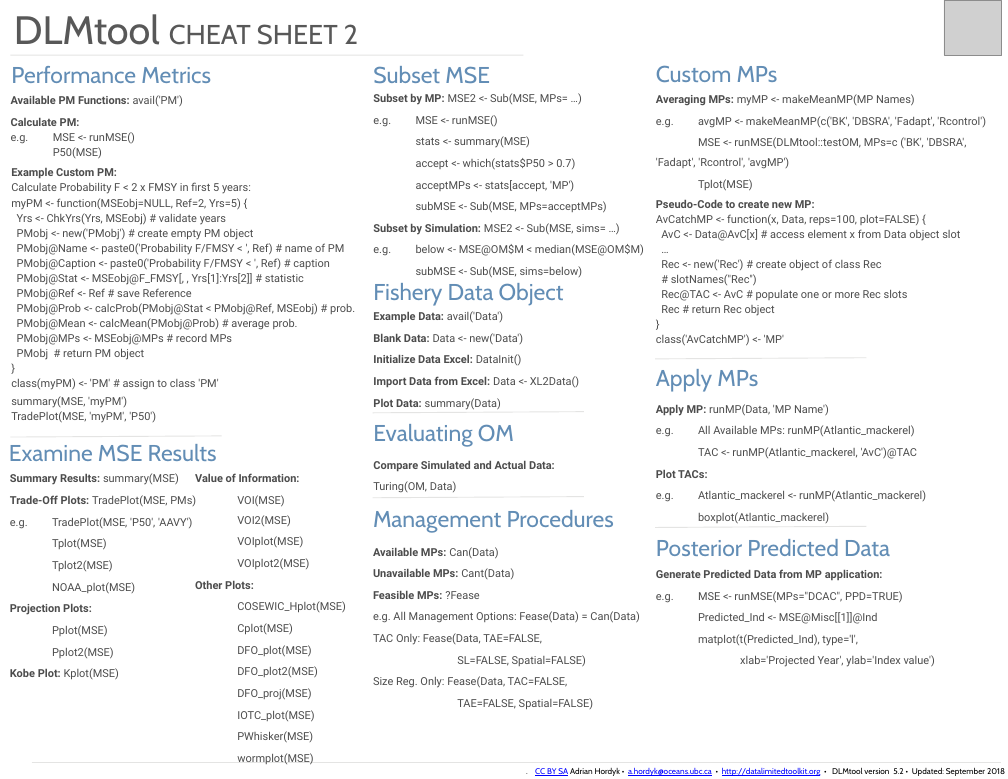
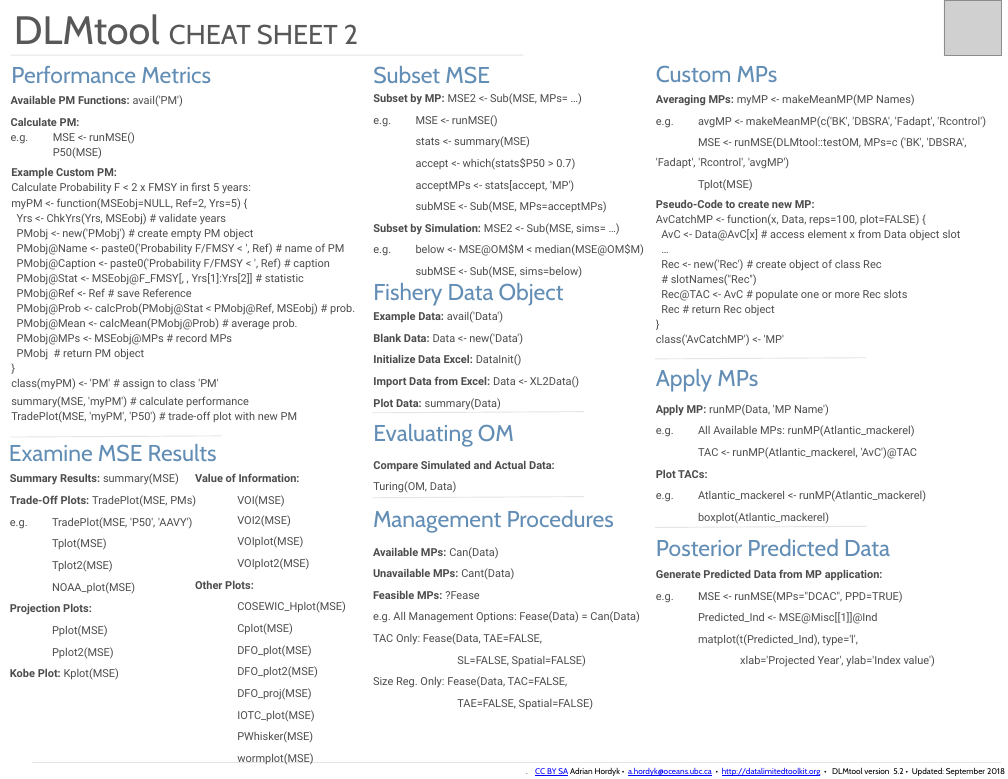
Before and after one commit to DLMtool/DLMtool, a slide deck: slide 2 of docs/cheat_sheets/DLMtool_CheatSheets.pptx. Drawn at 1008x779 pixels with LibreOffice and Linux fonts; fonts in the diff are those of the drawing; grey boxes stand for pictures. Boxes give left, top, right and bottom in pixels: in the first picture for what was removed or moved away, otherwise in the second. Text is boxed around its words. In the diff, an @@ line names an element or a change of style, - is before the commit and + after.

Commit message:
update cheatsheets

```diff
--- a/docs/cheat_sheets/DLMtool_CheatSheets.pptx
+++ b/docs/cheat_sheets/DLMtool_CheatSheets.pptx
@@ text at (11, 396, 298, 423): text changed @@
-summary(MSE, 'myPM')
-TradePlot(MSE, 'myPM', 'P50')
+summary(MSE, 'myPM') # calculate performance
+TradePlot(MSE, 'myPM', 'P50') # trade-off plot with new PM
```
Also in this commit, not shown: 1 other slide changed, 1 other file.
